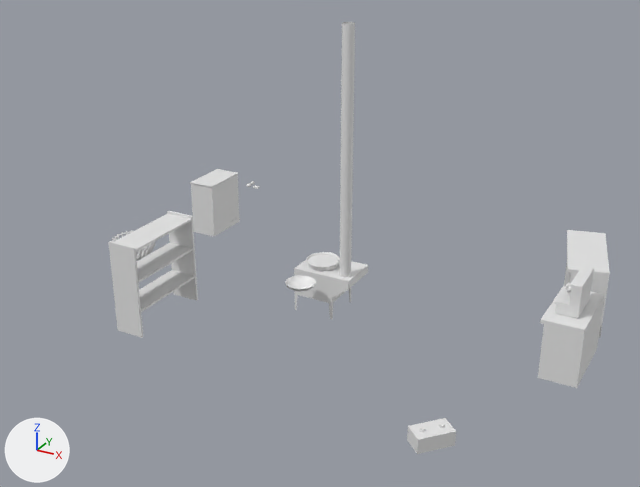
What one commit did to the Blender file Assets/3 Models/ger.blend.
The view is the same before and after, from a camera (50 mm lens) standing at (6.23, -11.43, 5.86) and looking at (0.17, -0.41, 0.35). The lights are fixed; the arrows at lower left show +X, +Y and +Z. The first picture is the older version. Materials are left out; every surface is plain grey.

The first picture shows 'Awdar', 'Awdar.001', 'Battery', 'Fridge', 'Shuugee', 'Tawiur', 'Zuuh' and 6 more.
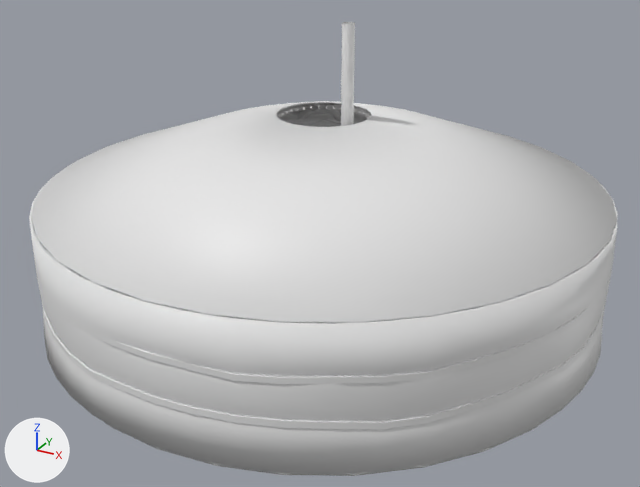
Commit message: ger blend

Patch to the scene script:
```diff
--- a/Assets/3 Models/ger.blend.py
+++ b/Assets/3 Models/ger.blend.py
@@ me_cylinder_004 @@
 # used by ob_burees; location = (0.0, 0.0, 0.06); scale = (1.2, 1.2, 0.975)
-me_cylinder_004.from_pydata(...)  # 4318 vertices, 4803 faces, 32 loose edges; spans x -3.64..3.64, y -3.64..3.65, z -1.09..2.28
+me_cylinder_004.from_pydata(...)  # 4882 vertices, 5359 faces, 32 loose edges; spans x -3.64..3.68, y -3.68..3.68, z -1.09..2.28
+# me_cylinder_004 part 1: 99 vertices moved from x -3.58..3.64, y -3.64..3.64, z -1.0..1.06 to x -3.61..3.68, y -3.68..3.68, z -1.0..1.06; 564 vertices added at x -3.6..3.67, y -3.67..3.67, z -0.51..0.56
@@ ob_burees @@
 _m = ob_burees.modifiers.new('Solidify', 'SOLIDIFY')
 _m.thickness = 0.03
-ob_burees.hide_set(True)
```

Pixel boxes [x1, y1, x2, y2] of what changed, in the pictures (640 x 487 px):
'Burees', shown
    after: [29, 101, 618, 476]
part 1 of me_cylinder_004, built on
    after: [29, 114, 618, 474]
'Tawiur', unchanged, covered by the edit
    before: [108, 211, 198, 338]
'Zuuh', unchanged, covered by the edit
    before: [294, 22, 368, 319]
    after: [341, 22, 355, 126]
'Awdar.001', unchanged, covered by the edit
    before: [538, 285, 605, 388]
'Fridge', unchanged, covered by the edit
    before: [191, 175, 240, 237]
